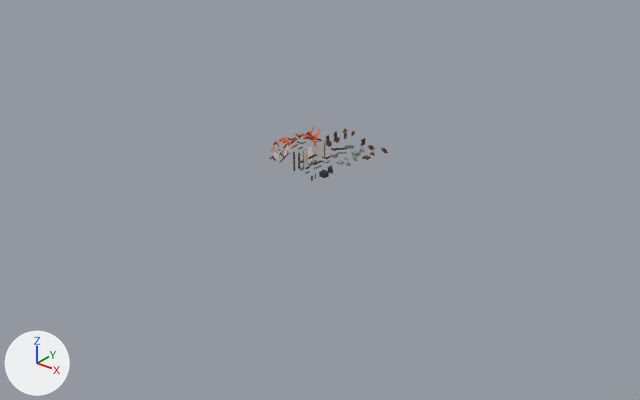
One commit to the Blender file Exterior/exterior_atoms.blend: the scene before it, then after it.
Before and after are seen from a camera (50 mm lens) standing at (77.7, -99.5, 53.7) and looking at (1.0, -3.6, -5.7). The lights are fixed; the arrows at lower left show +X, +Y and +Z.

Script lines for the objects in view, before the commit:
```python
me_plane = bpy.data.meshes.new('Plane')
me_plane.from_pydata([(-8.0, -8.0, 0.0), (8.0, -8.0, 0.0), (-8.0, 8.0, 0.0), (8.0, 8.0, 0.0)], [], [(0, 1, 3, 2)])
me_plane.materials.append(mat_stonedark)  # black #444344
ob_plane = bpy.data.objects.new('_Plane', me_plane)
ob_plane.location = (0.0, 0.0, -1.0)
ob_plane.hide_viewport = True
```
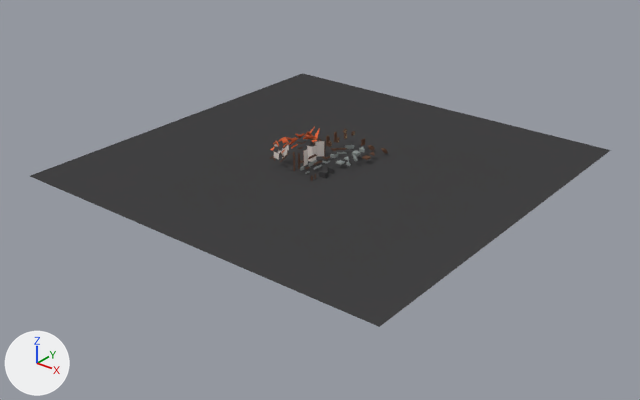
Pixel boxes (x1, y1, x2, y2) of what changed, in the pictures (640 x 400 px):
'_Plane', shown (black)
    after: (30, 73, 611, 327)

The change, as a diff of the scene's bpy script:
```diff
--- a/Exterior/exterior_atoms.blend.py
+++ b/Exterior/exterior_atoms.blend.py
@@ ob_plane @@
 ob_plane.location = (0.0, 0.0, -1.0)
-ob_plane.hide_viewport = True
+ob_plane.scale = (4.0, 4.0, 4.0)
```
